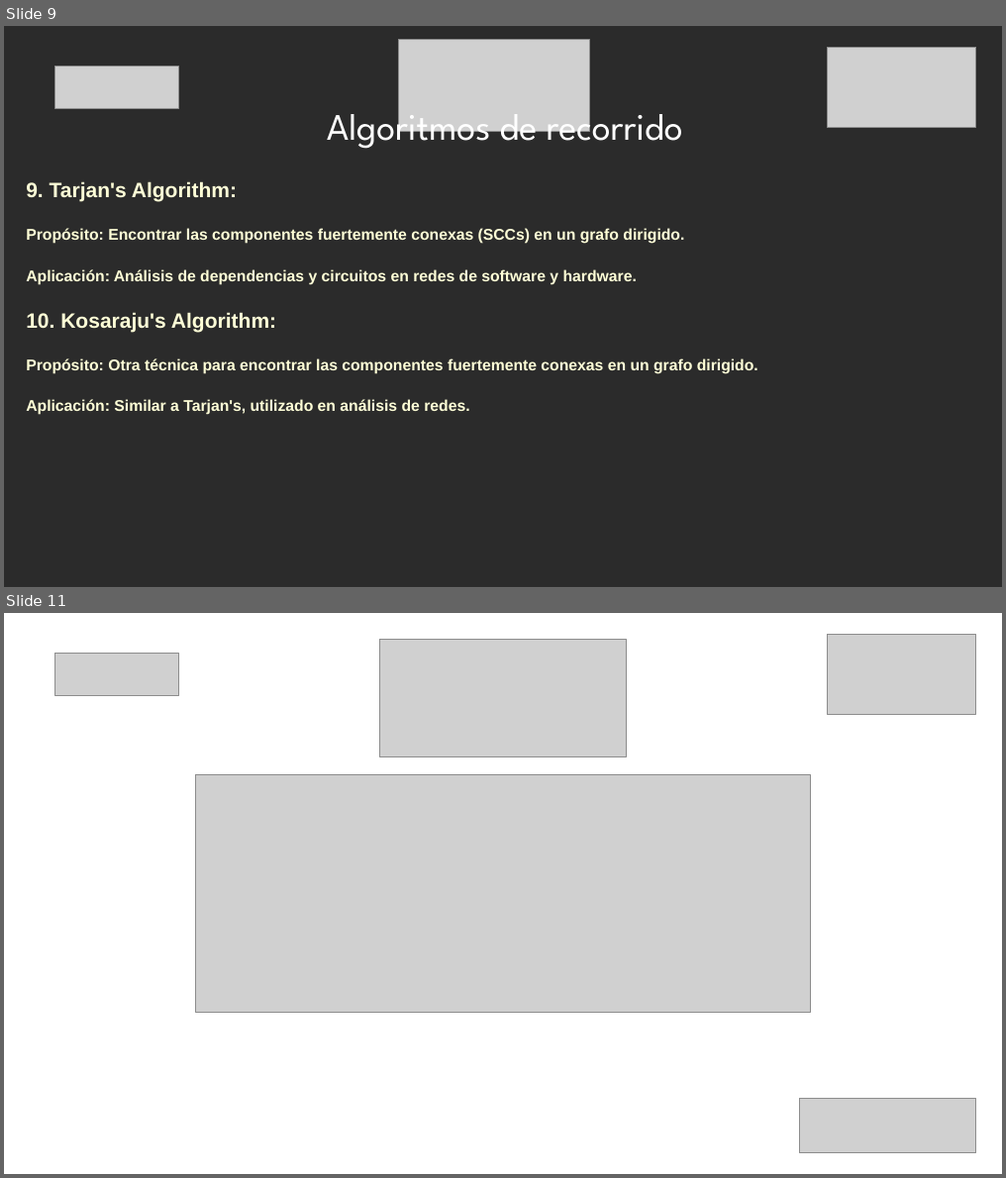
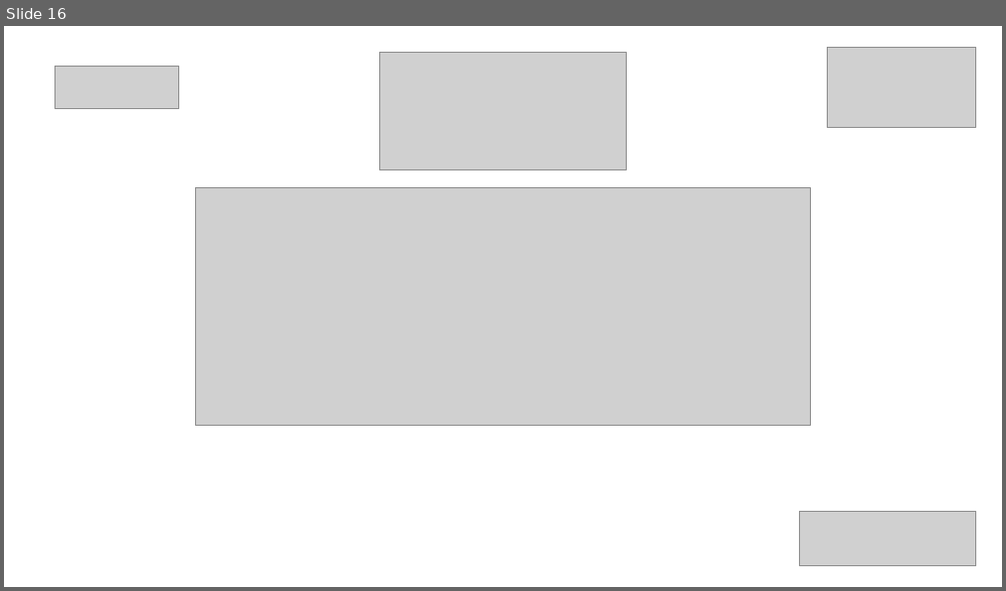
Before and after one commit to jflatorreo/TalentoTech_FullStack, a slide deck: Material pedagógico/Modulo 2/Clase 4/Clase 4 - Modulo 2.pptx. Shown one above the other, each under a label of ours: slides 9 and 11 before the commit, slide 16 after it; the slides between them are not shown. The pictures are 1006x1178 and 1006x591 pixels, drawn with LibreOffice and Linux fonts; fonts in the diff are those of the drawing; grey boxes stand for pictures; background and template pictures are left out; a plain dark background stands for a picture behind light text. Boxes give left, top, right and bottom in pixels: in the first picture for what was removed or moved away, otherwise in the second. Text is boxed around its words. In the diff, an @@ line names an element or a change of style, - is before the commit and + after.

```diff
--- a/Material pedagógico/Modulo 2/Clase 4/Clase 4 - Modulo 2.pptx
+++ b/Material pedagógico/Modulo 2/Clase 4/Clase 4 - Modulo 2.pptx
@@ slide 9 removed at box(4, 26, 1002, 587), background picture (left out) @@
@@ picture removed at box(399, 40, 590, 131) @@
@@ picture removed at box(828, 47, 976, 127) @@
@@ picture removed at box(55, 66, 178, 108) @@
@@ text removed at box(327, 102, 683, 152) @@
-Algoritmos de recorrido
@@ text removed at box(26, 181, 758, 415) @@
-9. Tarjan's Algorithm:
-Propósito: Encontrar las componentes fuertemente conexas (SCCs) en un grafo dirigido.
-Aplicación: Análisis de dependencias y circuitos en redes de software y hardware.
-10. Kosaraju's Algorithm:
-Propósito: Otra técnica para encontrar las componentes fuertemente conexas en un grafo dirigido.
-Aplicación: Similar a Tarjan's, utilizado en análisis de redes.
@@ what was slide 11 is now slide 16 @@
```
Also in this commit, not shown: 2 slides changed, 12 slides added, 6 other slides removed, 14 other files.
